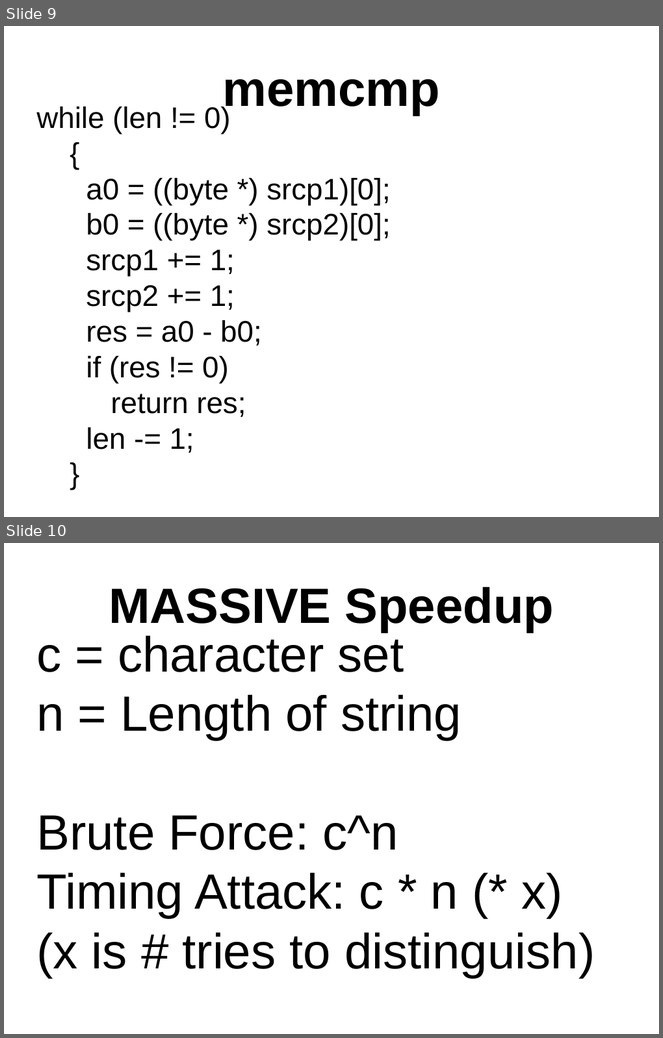
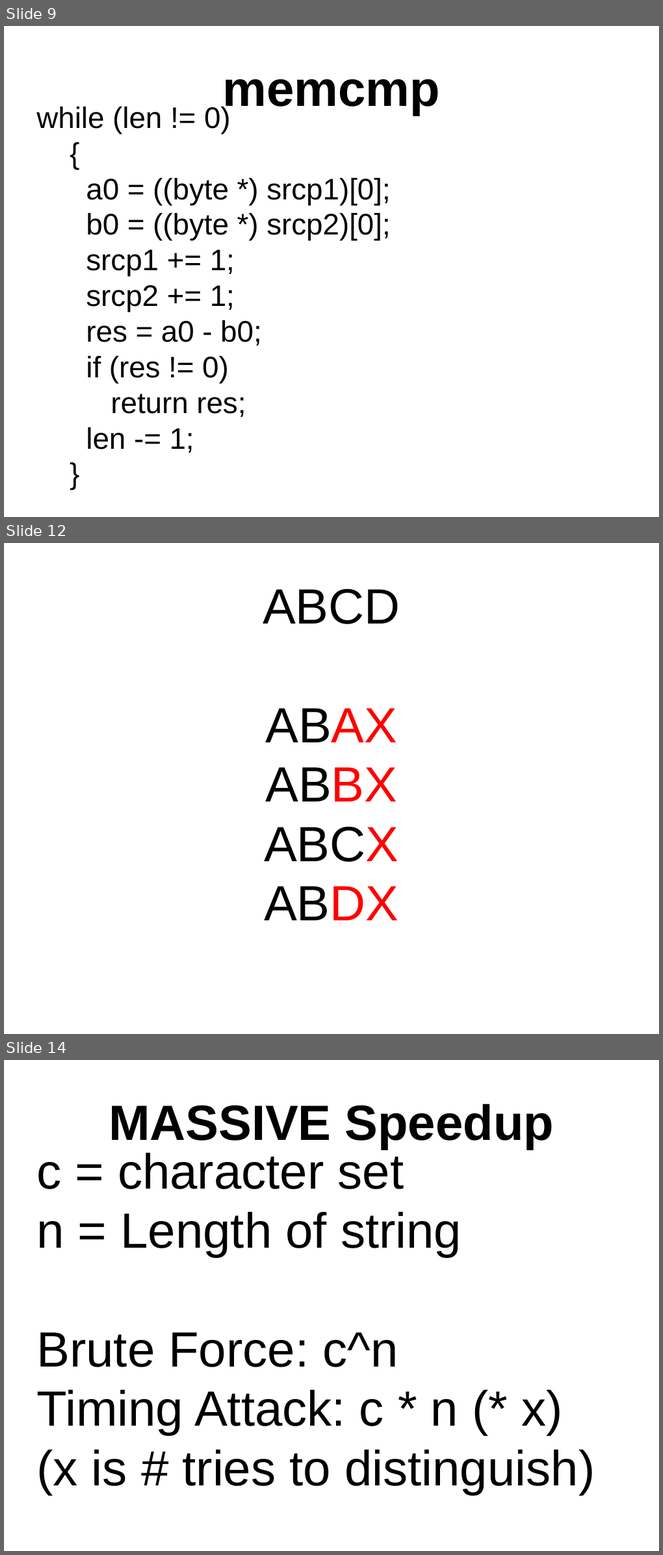
Before and after one commit to PaulMcMillan/2014_defcon_timing, a slide deck: preso/mcmillan_timing_attacks_2014_defcon.odp. Shown one above the other, each under a label of ours: slides 9 and 10 before the commit, slides 9, 12 and 14 after it; the slides between them are not shown. The pictures are 663x1038 and 663x1555 pixels, drawn with LibreOffice and Linux fonts; fonts in the diff are those of the drawing. Boxes give left, top, right and bottom in pixels: in the first picture for what was removed or moved away, otherwise in the second. Text is boxed around its words. In the diff, an @@ line names an element or a change of style, - is before the commit and + after.

```diff
--- a/preso/mcmillan_timing_attacks_2014_defcon.odp
+++ b/preso/mcmillan_timing_attacks_2014_defcon.odp
@@ slide 12 added at (x1=4, y1=543, x2=659, y2=1034), background #FFFFFF @@
@@ subtitle added at (x1=263, y1=589, x2=400, y2=921), 60 pt, text #000000 @@
+ABCD
+ABAX
+ABBX
+ABCX
+ABDX
@@ what was slide 10 is now slide 14 @@
```
Also in this commit, not shown: 4 slides changed, 4 other slides added, 1 slide removed, 1 other file.
